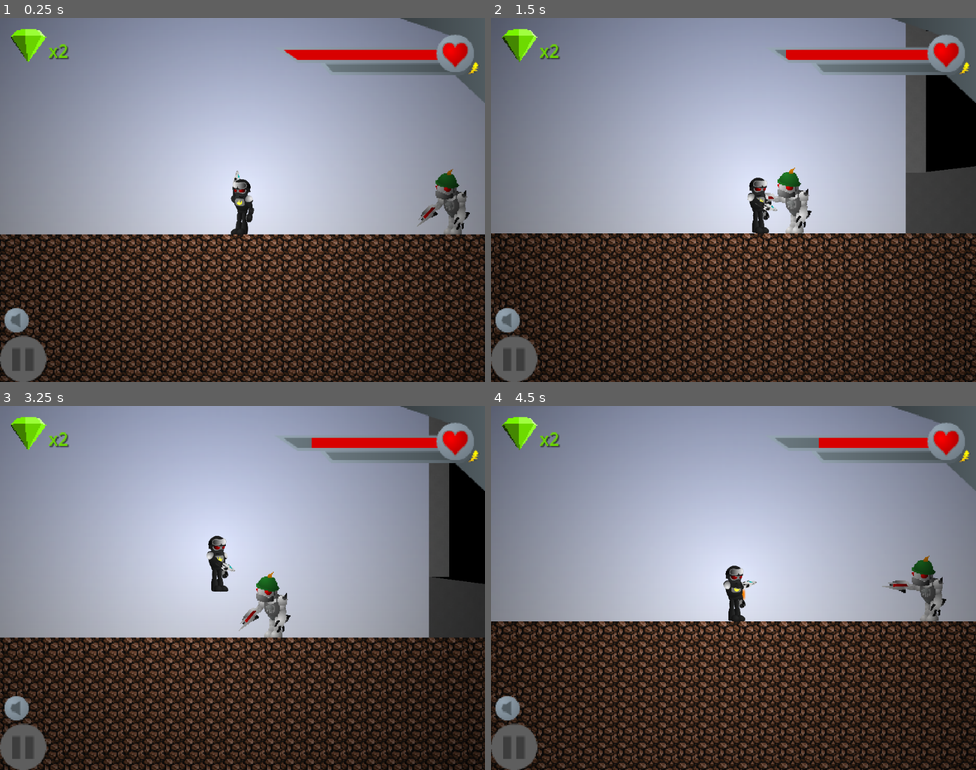
Above: before the commit, frames 1-4 (two rows, left to right).
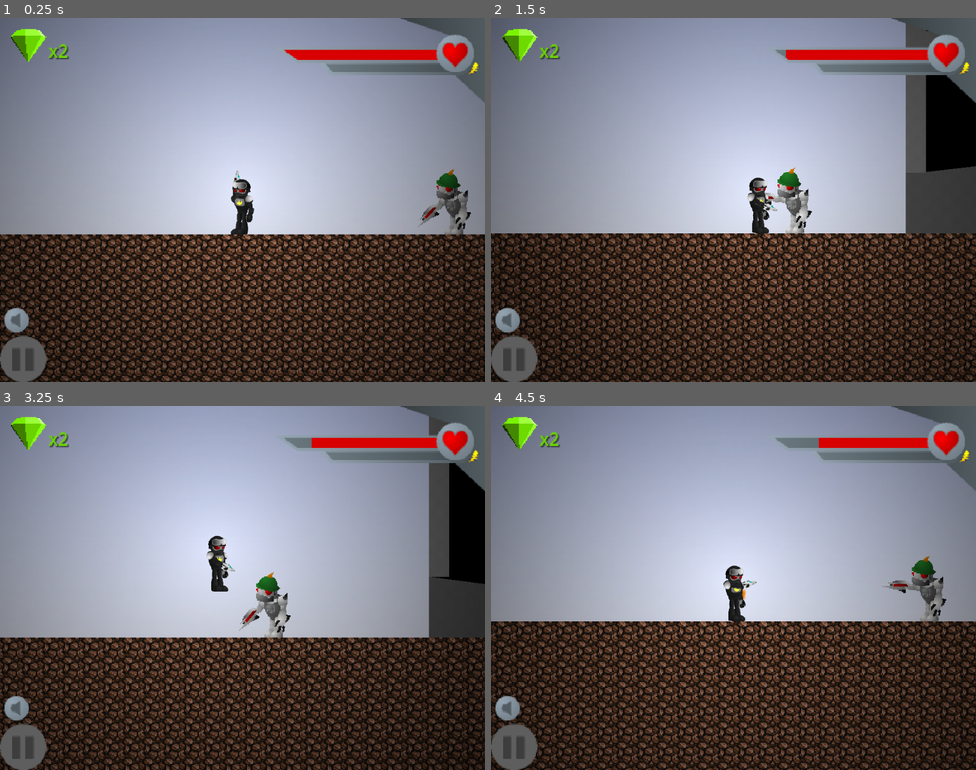
Above: after the commit, the same moments.

Repository: HMI-Studios/Skylands-WFA
Game: Godot game, scene res://scenes/Main.tscn
Same seed, same stepped clock (60 frames per second), same inputs: the game is played once before the commit and once after it. Sound files missing from this copy of the repository are replaced by a short silence.
Inputs (mouse positions are in pixels of both pictures, inside the frame that each line leads up to):
- Up to frame 1 (0.25 s): no input
- Up to frame 2 (1.5 s): move the mouse to (709, 272) at 0.52 s; hold Space (shoot) 0.53-1.28 s; hold D (move_right) from 0.53 s (still down); tap W (jump) at 0.77 s; move the mouse to (879, 254) at 1.27 s; tap Space (shoot) at 1.35 s
- Up to frame 3 (3.25 s): tap W (jump) at 1.52, 3.02 s; move the mouse to (97, 533) at 2.02 s; release D (move_right) at 2.03 s; hold Space (shoot) 2.03-2.78 s; hold A (move_left) from 2.03 s (still down); move the mouse to (266, 588) at 2.77 s; tap Space (shoot) at 2.85 s
- Up to frame 4 (4.5 s): move the mouse to (660, 497) at 3.52 s; hold Space (shoot) 3.53-4.28 s; tap W (jump) at 3.77 s; move the mouse to (840, 569) at 4.27 s; release A (move_left) at 4.28 s; hold D (move_right) from 4.28 s (still down); tap Space (shoot) at 4.35 s

The runs differ from the first frame. In frame 1, 0.3% of the frame differs, in the area x 85-98%, y 41-60%; in frame 2, less than 0.1%; in frame 3, less than 0.1%; in frame 4, less than 0.1%.

Commit message:
enemies should not walk off cliffs

Diff:
--- a/project/scenes/entities/Shoaldier.tscn
+++ b/project/scenes/entities/Shoaldier.tscn
@@ -429,3 +429,6 @@
 [node name="LineOfSight" parent="." instance=ExtResource("15_gtcer")]
 unique_name_in_owner = true
 position = Vector2(1.42857, -28.5714)
+
+[node name="PathRay" type="RayCast2D" parent="."]
+unique_name_in_owner = true
--- a/project/scripts/entities/Entity.gd
+++ b/project/scripts/entities/Entity.gd
@@ -8,6 +8,7 @@
 
 @export var HP = 1
 @export var speed = 40
+@export var flying = false
 
 
 func hurt(dmg):
@@ -21,6 +22,12 @@
     call_deferred("queue_free")
 
 
+func can_walk_towards(diff):
+    %PathRay.position = diff.normalized() * speed
+    %PathRay.force_raycast_update()
+    return %PathRay.is_colliding()
+
+
 func handle_movement(delta):
     var target = pathfinder.get_target(global_position)
     if target:
@@ -28,7 +35,7 @@
         var angle = fmod(diff.angle() + PI*1.5, PI*2) - PI
         if abs(angle) < 0.7:
             pass #jump
-        else:
+        elif can_walk_towards(diff):
             velocity.x += speed * sign(diff.x)
         velocity *= 0.6
     else:
